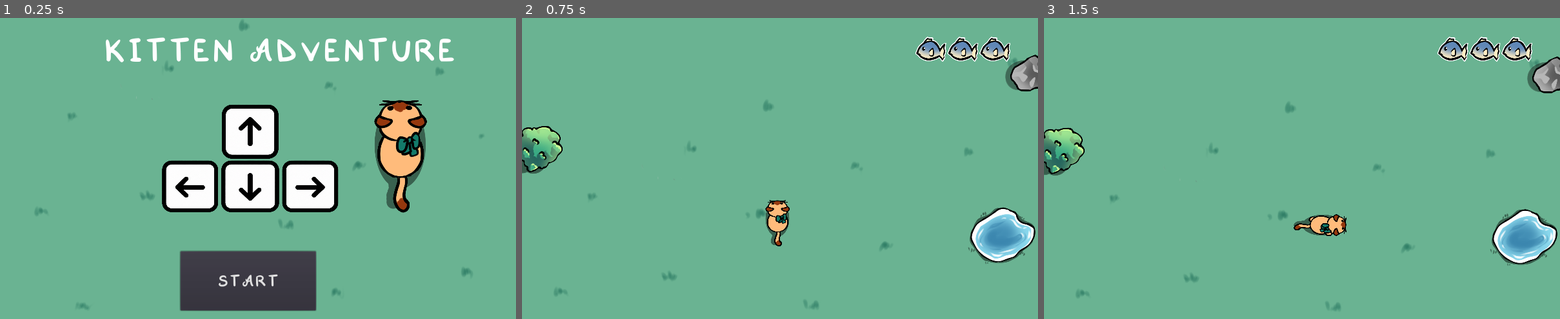
Above: before the commit, frames 1-3 (left to right).
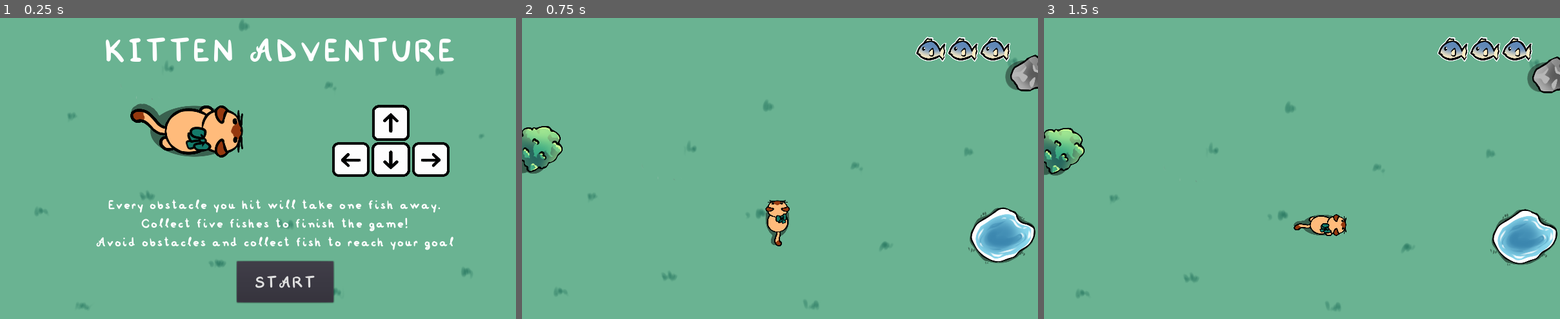
Above: after the commit, the same moments.

Repository: roxy-92/kittenAdventure
Game: Godot game, scene res://StartScreen.tscn
Two runs of this game, one before a commit and one after it. Both use one fixed random seed, a clock stepped at 60 frames per second and the inputs below.
Inputs:
- Up to frame 1 (0.25 s): no input
- Up to frame 2 (0.75 s): click "START" at 0.5 s
- Up to frame 3 (1.5 s): tap Enter at 1.25 s; hold Right (ui_right) from 1.28 s (still down)

The runs differ from the first frame. In frame 1, 19% of the frame differs, in the area x 18-88%, y 27-98%; in frame 2, nothing differs; in frame 3, nothing differs.

Commit message:
Updated the game over screen.

Diff:
--- a/StartScreen.tscn
+++ b/StartScreen.tscn
@@ -1,8 +1,8 @@
-[gd_scene load_steps=8 format=2]
+[gd_scene load_steps=9 format=2]
 
 [ext_resource path="res://StartScreen.gd" type="Script" id=1]
 [ext_resource path="res://Sprites/bg.png" type="Texture" id=2]
-[ext_resource path="res://Sprites/idle.png" type="Texture" id=3]
+[ext_resource path="res://Sprites/run_side_2.png" type="Texture" id=3]
 [ext_resource path="res://Sprites/arrow_keys.png" type="Texture" id=4]
 [ext_resource path="res://Sprites/roxyfont.ttf" type="DynamicFontData" id=5]
 
@@ -21,6 +21,14 @@
 use_filter = false
 font_data = ExtResource( 5 )
 _sections_unfolded = [ "Font", "Settings" ]
+
+[sub_resource type="DynamicFont" id=3]
+
+size = 40
+use_mipmaps = false
+use_filter = false
+font_data = ExtResource( 5 )
+_sections_unfolded = [ "Font", "Resource", "Settings" ]
 
 [node name="StartScreen" type="Control" index="0"]
 
@@ -57,11 +65,12 @@
 size_flags_horizontal = 1
 size_flags_vertical = 1
 texture = ExtResource( 2 )
+stretch_mode = 0
 _sections_unfolded = [ "Hint" ]
 
 [node name="Sprite" type="Sprite" parent="." index="1"]
 
-position = Vector2( 297.316, 261.604 )
+position = Vector2( -128.709, 212.494 )
 scale = Vector2( 0.4, 0.4 )
 texture = ExtResource( 3 )
 _sections_unfolded = [ "Transform" ]
@@ -72,11 +81,11 @@
 anchor_top = 0.0
 anchor_right = 0.0
 anchor_bottom = 0.0
-margin_left = -233.0
-margin_top = 112.0
-margin_right = 1303.0
-margin_bottom = 1136.0
-rect_scale = Vector2( 0.3, 0.3 )
+margin_left = 123.0
+margin_top = 128.0
+margin_right = 1659.0
+margin_bottom = 1152.0
+rect_scale = Vector2( 0.2, 0.2 )
 rect_pivot_offset = Vector2( 0, 0 )
 rect_clip_content = false
 mouse_filter = 1
@@ -84,6 +93,7 @@
 size_flags_horizontal = 1
 size_flags_vertical = 1
 texture = ExtResource( 4 )
+stretch_mode = 0
 _sections_unfolded = [ "Rect" ]
 
 [node name="Title" type="Label" parent="." index="3"]
@@ -115,10 +125,10 @@
 anchor_top = 0.0
 anchor_right = 0.0
 anchor_bottom = 0.0
-margin_left = -141.0
-margin_top = 450.0
-margin_right = 128.0
-margin_bottom = 568.0
+margin_left = -29.0
+margin_top = 470.0
+margin_right = 163.0
+margin_bottom = 552.0
 rect_pivot_offset = Vector2( 0, 0 )
 rect_clip_content = false
 focus_mode = 2
@@ -136,4 +146,30 @@
 align = 1
 _sections_unfolded = [ "custom_fonts" ]
 
+[node name="Label" type="Label" parent="." index="5"]
+
+anchor_left = 0.0
+anchor_top = 0.0
+anchor_right = 0.0
+anchor_bottom = 0.0
+margin_left = -400.0
+margin_top = 340.0
+margin_right = 488.0
+margin_bottom = 521.0
+rect_pivot_offset = Vector2( 0, 0 )
+rect_clip_content = false
+mouse_filter = 2
+mouse_default_cursor_shape = 0
+size_flags_horizontal = 1
+size_flags_vertical = 4
+custom_fonts/font = SubResource( 3 )
+text = "Every obstacle you hit will take one fish away.
+Collect five fishes to finish the game!
+Avoid obstacles and collect fish to reach your goal"
+align = 1
+percent_visible = 1.0
+lines_skipped = 0
+max_lines_visible = -1
+_sections_unfolded = [ "custom_fonts" ]
+
 [connection signal="pressed" from="StartButton" to="." method="_on_StartButton_pressed"]
Binary file removed: export_web/kitten_adventure_web.png
Not shown, removed: export_web/kitten_adventure_web.png.import
Not shown, removed: export_web/index.html
Not shown, removed: export_web/kitten_adventure.zip
Not shown, removed: export_web/kitten_adventure_web.js
Not shown, removed: export_web/kitten_adventure_web.pck
Not shown, removed: export_web/kitten_adventure_web.wasm
